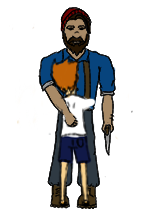
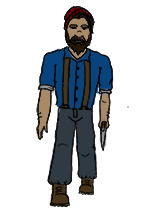
Revision of a layered w=148, h=210 image; what changed, layer by layer:
hid group "Agrupar 7" (3 layers) over box(17, 55, 129, 208)
hid group "Agrupar 1" (8 layers) over box(9, 7, 133, 209)
showed group "Agrupar 3" (8 layers) over box(36, 6, 129, 207)
